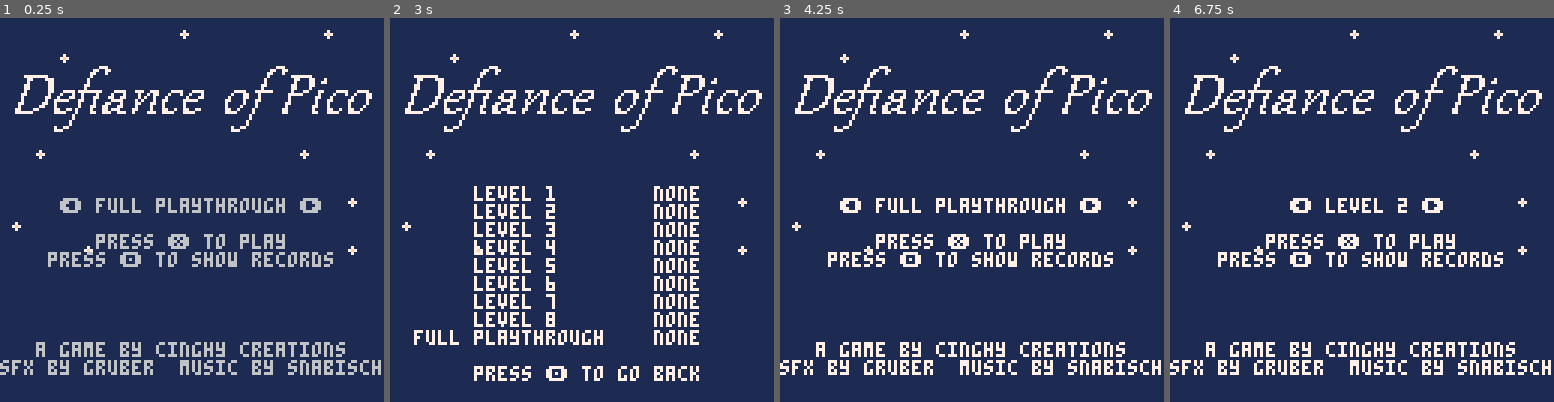
Above: before the commit, frames 1-4 (left to right).
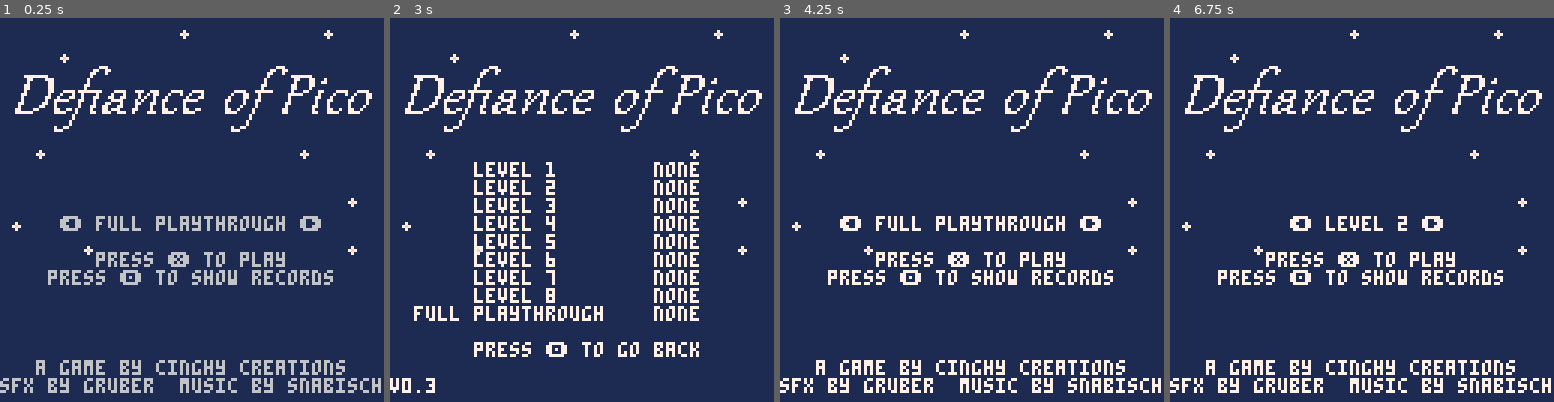
Above: after the commit, the same moments.

Repository: cinghycreations/defiance_of_pico
Game: PICO-8 cartridge defiance.p8
Two runs of this game, one before a commit and one after it. Both use one fixed random seed, a clock stepped at 60 frames per second and the inputs below.
Inputs:
- Up to frame 1 (0.25 s): no input
- Up to frame 2 (3 s): tap X (X key) at 0.33, 1.07, 1.85, 2.97 s; tap O (Z key) at 0.7, 1.7, 2.1, 2.5, 2.9 s; hold Right 1.6-2.1 s; hold Right from 2.47 s (still down)
- Up to frame 3 (4.25 s): release Right at 3.03 s; hold Left 3.08-3.58 s; tap O (Z key) at 3.3, 3.7, 4.1 s; hold Right from 4.02 s (still down); tap X (X key) at 4.08 s
- Up to frame 4 (6.75 s): tap O (Z key) every 0.4 s from 4.5 to 6.5 s; release Right at 4.68 s; hold Left 5.08-5.68 s; tap X (X key) at 5.2, 6.32 s; hold Right 6.08-6.58 s; hold Right from 6.63 s (still down)

The runs differ from the first frame. In frame 1, 10% of the frame differs, in the area x 0-100%, y 46-98%; in frame 2, 7.4%; in frame 3, 10%; in frame 4, 8.9%.

Commit message:
Added build version to records page, and upped version to 0.3

Diff:
--- a/defiance.lua
+++ b/defiance.lua
@@ -1,3 +1,5 @@
+local BUILD_VERSION = '0.3'
+
 local TILE_EMPTY = 0
 local TILE_CROWN = 3
 local TILE_SHELF = 1
@@ -360,7 +362,7 @@
 	if page == PAGE_SPLASH then
 		cls()
 		map( 48, 0, 0, 0, 16, 16 )
-		cursor( 0, 12 * 5 )
+		cursor( 0, 11 * 6 )
 		if splash_selected_level == 0 then
 			print( '     ⬅️ full playthrough ➡️' )
 		else
@@ -369,22 +371,21 @@
 		print( '' )
 		print( '        press ❎ to play' )
 		print( '    press 🅾️ to show records' )
-		print( '' )
-		print( '' )
-		print( '' )
-		print( '' )
+		cursor( 0, 19 * 6 )
 		print( '   a game by cinghy creations   ' )
-		print( 'sfx by gruber  music by snabisch' )
+		print( 'sfx by gruber  music by snabisch\0' )
 	elseif page == PAGE_RECORDS then
 		cls()
 		map( 48, 0, 0, 0, 16, 16 )
-		cursor( 0, 7 * 8 )
+		cursor( 0, 8 * 6 )
 		for level = 1, #levels do
 			print( '       level ' .. level .. '     ' .. format_time( records_page_data[level] ) )
 		end
 		print( '  full playthrough ' .. format_time( records_page_data[ALL_LEVELS_SCORE_SLOT] ) )
 		print( '' )
 		print( '       press 🅾️ to go back' )
+		cursor( 0, 20 * 6 )
+		print( 'v' .. BUILD_VERSION .. '\0' )
 	elseif page == PAGE_SESSION then
 		session_draw( current_session )
 	elseif page == PAGE_SUCCESS then
--- a/defiance.p8
+++ b/defiance.p8
@@ -1,7 +1,7 @@
 pico-8 cartridge // http://www.pico-8.com
 version 42
 __lua__
--- defiance of pico v0.2
+-- defiance of pico v0.3
 -- by cinghy creations
 
 #include defiance.lua
Not shown, changed: defiance.p8.png
